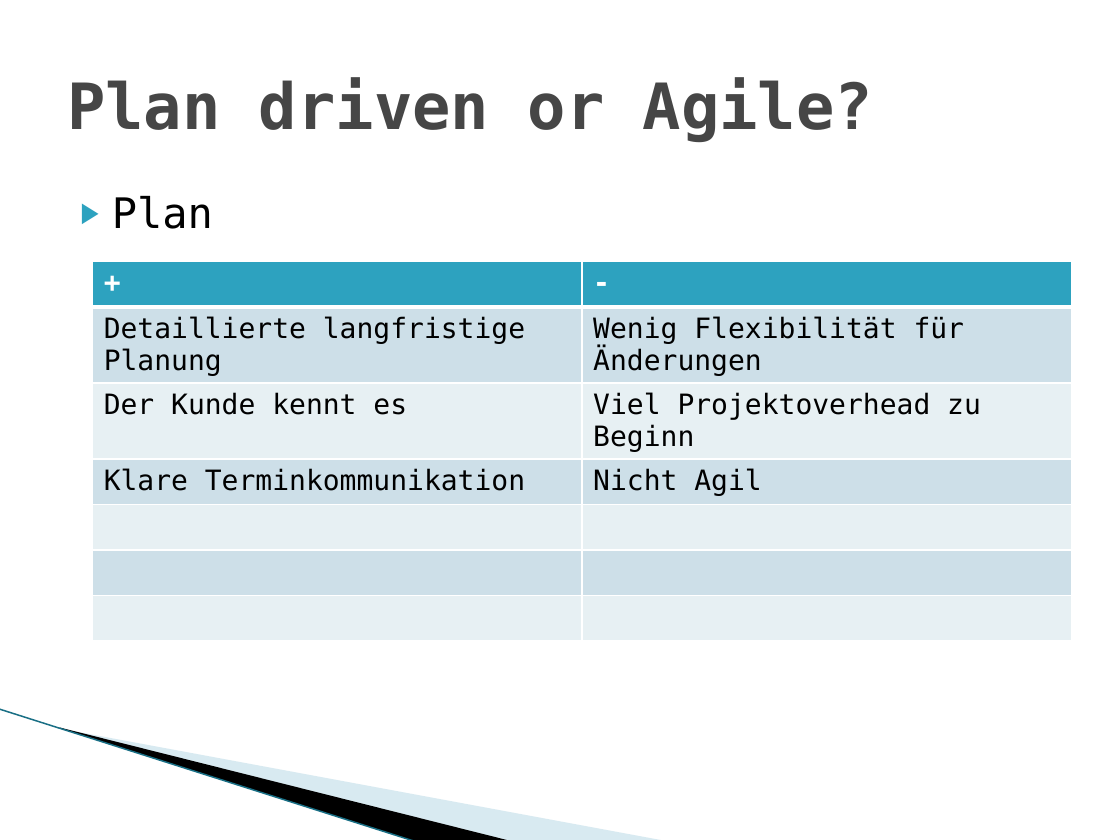
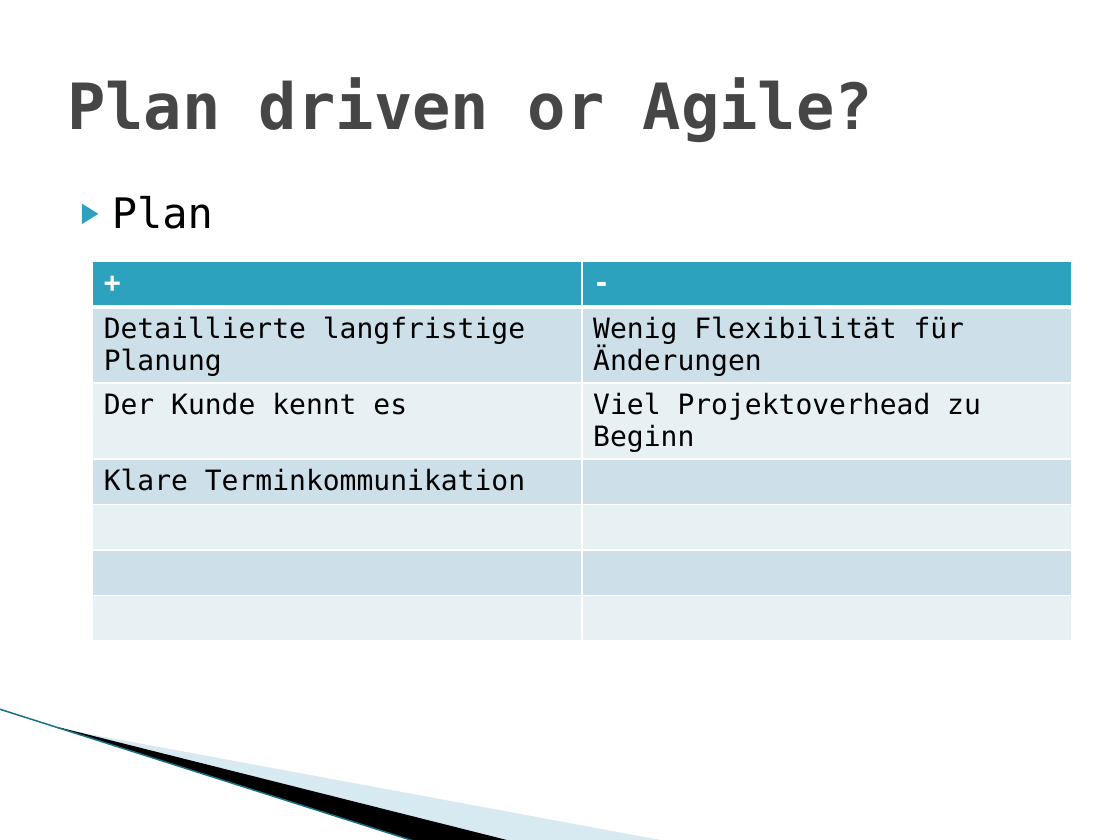
Before and after one commit to MarwinPhilips/ch.bfh.btx8081.w2015.schwarz, a slide deck: slide 6 of Documents/Task 1/Task 1 Introduction to the MHC-PMS, First.pptx. Drawn at 1120x840 pixels with LibreOffice and Linux fonts; fonts in the diff are those of the drawing; background and template pictures are left out. Boxes give left, top, right and bottom in pixels: in the first picture for what was removed or moved away, otherwise in the second. Text is boxed around its words. In the diff, an @@ line names an element or a change of style, - is before the commit and + after.

```diff
--- a/Documents/Task 1/Task 1 Introduction to the MHC-PMS, First.pptx
+++ b/Documents/Task 1/Task 1 Introduction to the MHC-PMS, First.pptx
@@ table at (93, 261, 1072, 579) @@
-row 4, column 2: Nicht Agil
+row 4, column 2: 
```
Also in this commit, not shown: 2 other slides changed.
